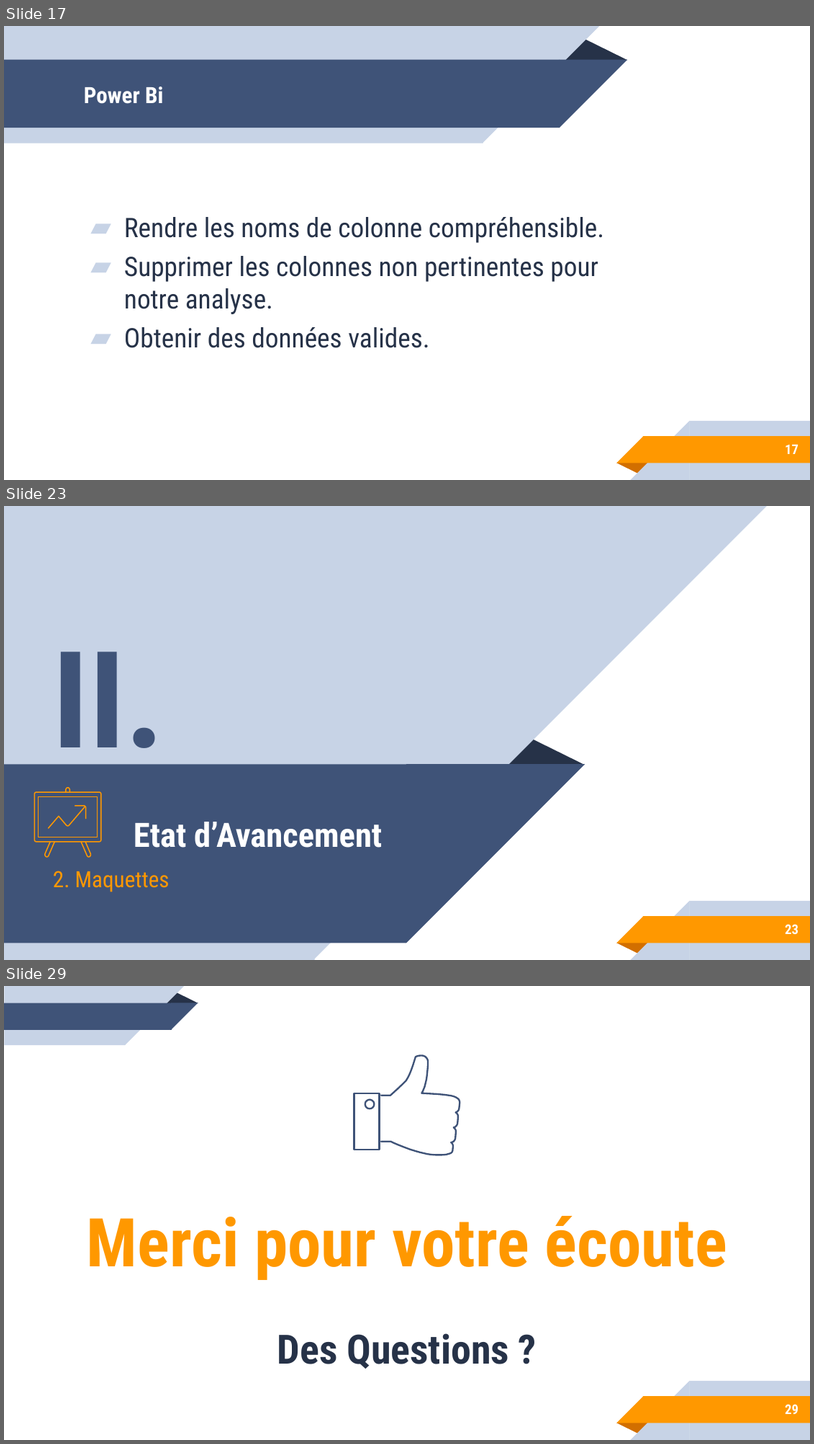
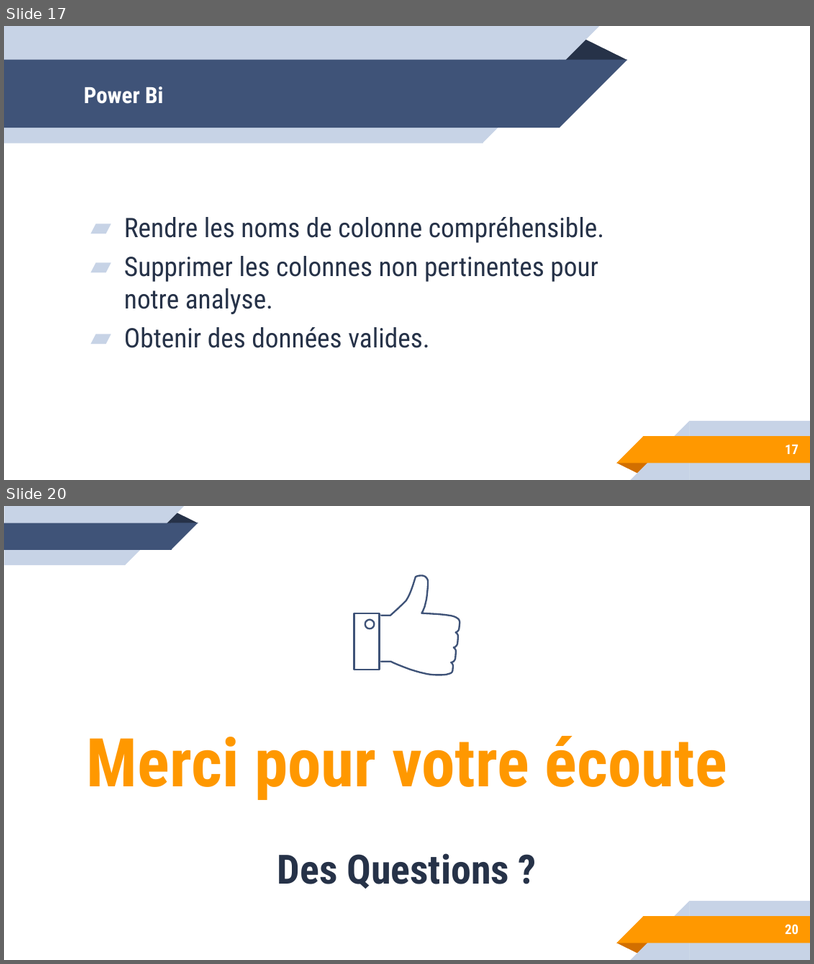
Before and after one commit to gtandu/testBi, a slide deck: doc/Soutenance EDD.pptx. Shown one above the other, each under a label of ours: slides 17, 23 and 29 before the commit, slides 17 and 20 after it; the slides between them are not shown. The pictures are 814x1444 and 814x964 pixels, drawn with LibreOffice and Linux fonts; fonts in the diff are those of the drawing. Boxes give left, top, right and bottom in pixels: in the first picture for what was removed or moved away, otherwise in the second. Text is boxed around its words. In the diff, an @@ line names an element or a change of style, - is before the commit and + after.

```diff
--- a/doc/Soutenance EDD.pptx
+++ b/doc/Soutenance EDD.pptx
@@ slide 23 removed at box(4, 506, 810, 960), background #FFFFFF; not listed: 5 template elements that a slide beside it also shows @@
@@ rectangle removed at box(4, 506, 314, 959) @@
@@ right triangle removed at box(314, 506, 768, 958) @@
@@ text removed at box(53, 651, 165, 778) @@
-II.
@@ triangle removed at box(507, 739, 584, 764) @@
@@ rectangle removed at box(4, 764, 406, 943) @@
@@ right triangle removed at box(406, 764, 586, 943) @@
@@ group removed at box(35, 788, 102, 857): 7 freeform shapes @@
@@ title removed at box(134, 821, 382, 847) @@
-Etat d’Avancement
@@ subtitle removed at box(53, 870, 170, 892) @@
-2. Maquettes
@@ page number removed at box(785, 924, 799, 934) @@
-23
@@ what was slide 29 is now slide 20 @@
@@ page number at box(785, 924, 799, 934): text changed @@
-29
+20
```
Also in this commit, not shown: 2 slides changed, 1 slide added, 9 other slides removed, 2 other files.
